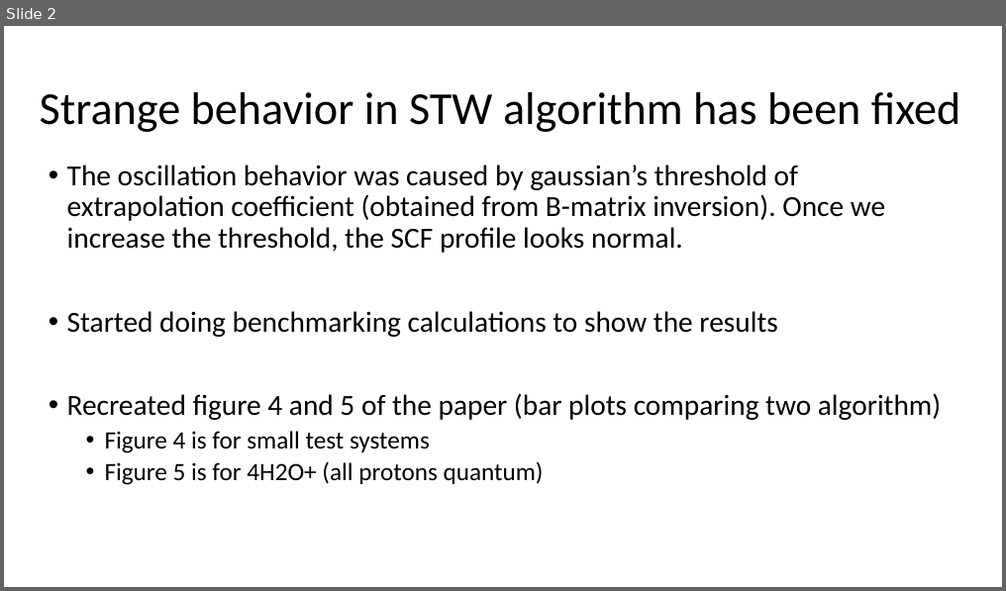
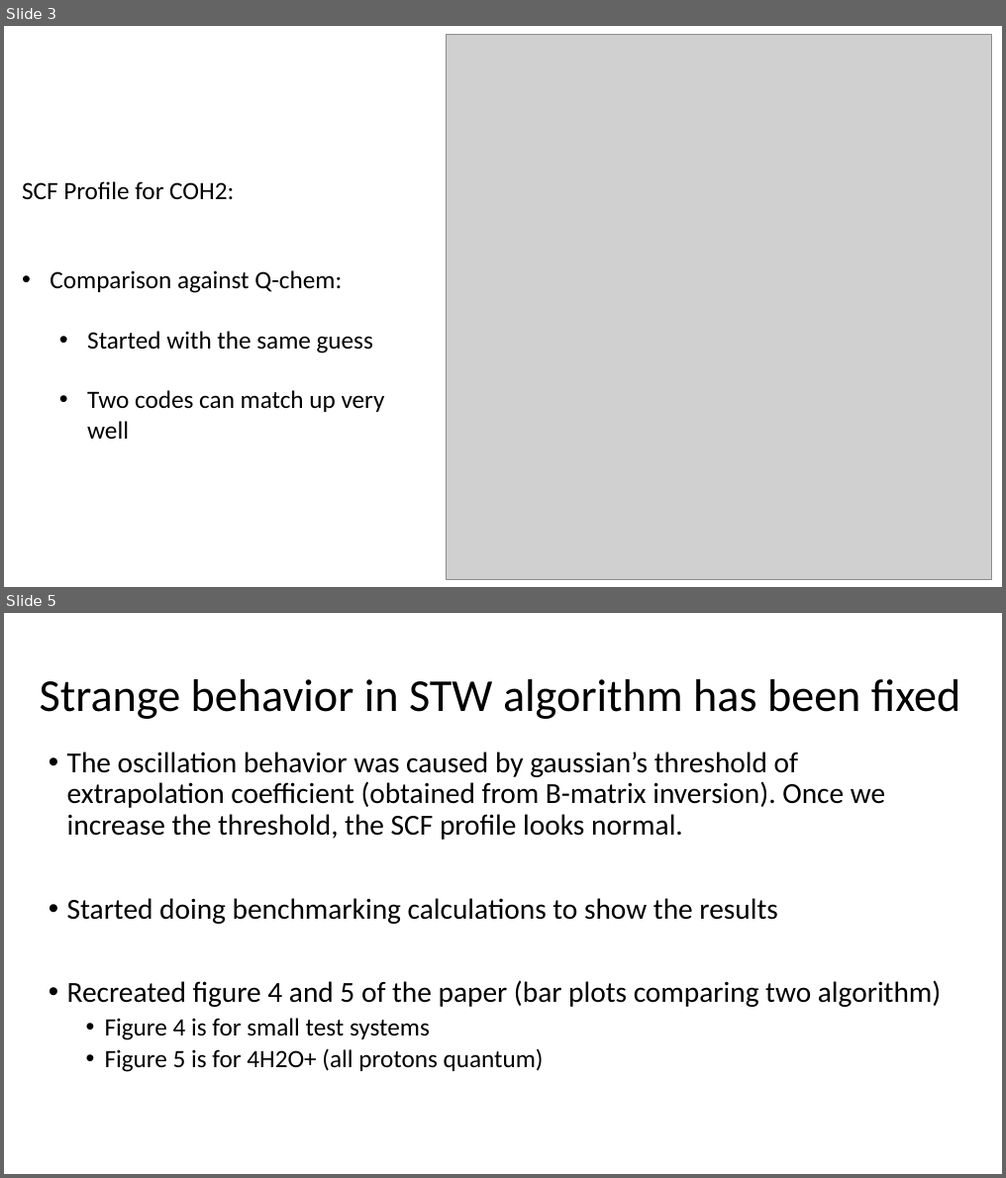
Before and after one commit to aodongliu/NEO-SCF-2ndYearExam, a slide deck: neo_scf_data_processing/Presentation1.pptx. Shown one above the other, each under a label of ours: slide 2 before the commit, slides 3 and 5 after it; the slides between them are not shown. The pictures are 1006x591 and 1006x1178 pixels, drawn with LibreOffice and Linux fonts; fonts in the diff are those of the drawing; grey boxes stand for pictures. Boxes give left, top, right and bottom in pixels: in the first picture for what was removed or moved away, otherwise in the second. Text is boxed around its words. In the diff, an @@ line names an element or a change of style, - is before the commit and + after.

```diff
--- a/neo_scf_data_processing/Presentation1.pptx
+++ b/neo_scf_data_processing/Presentation1.pptx
@@ slide 3 added at <box>4,26,1002,587</box>, background #FFFFFF @@
@@ picture added at <box>446,34,991,579</box> @@
@@ text added at <box>22,181,385,439</box>, 24 pt, text #000000 @@
+SCF Profile for COH2:
+• Comparison against Q-chem:
+  • Started with the same guess
+  • Two codes can match up very well
@@ what was slide 2 is now slide 5 @@
```
Also in this commit, not shown: 2 slides changed, 6 other slides added, 39 other files.
